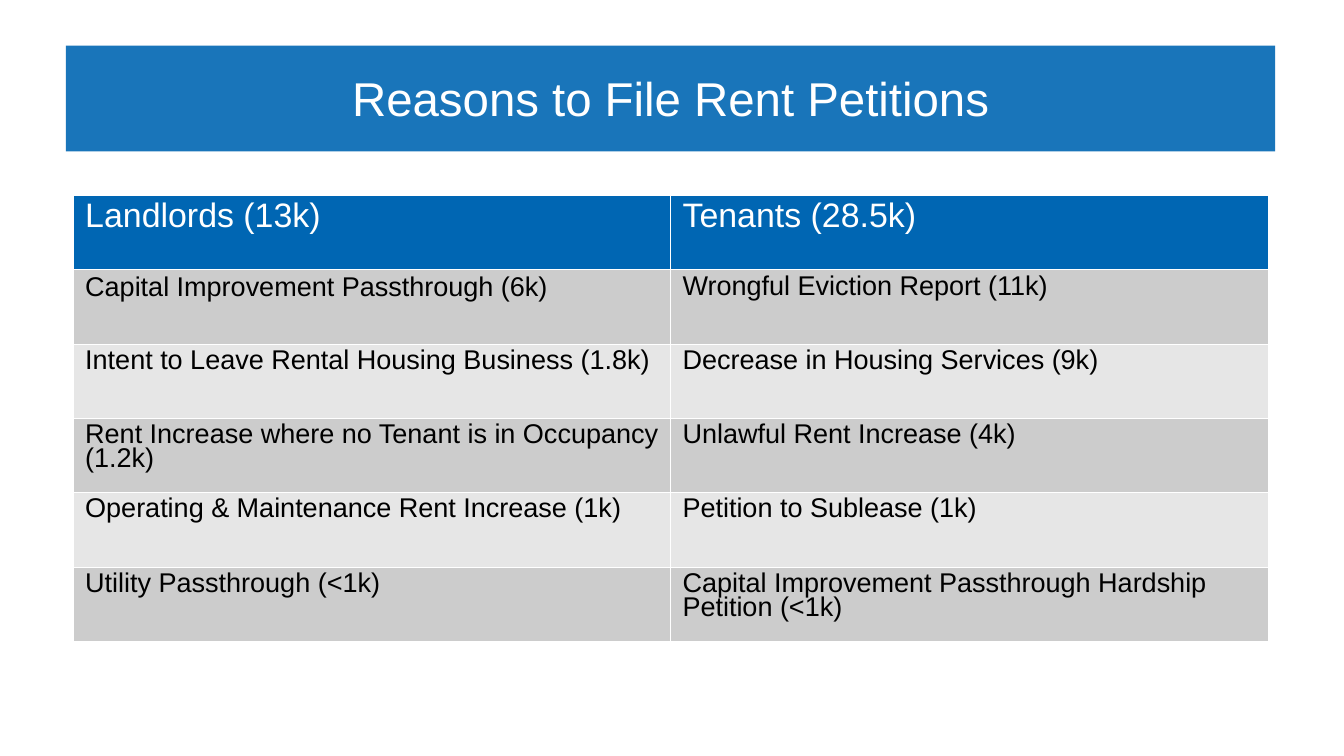
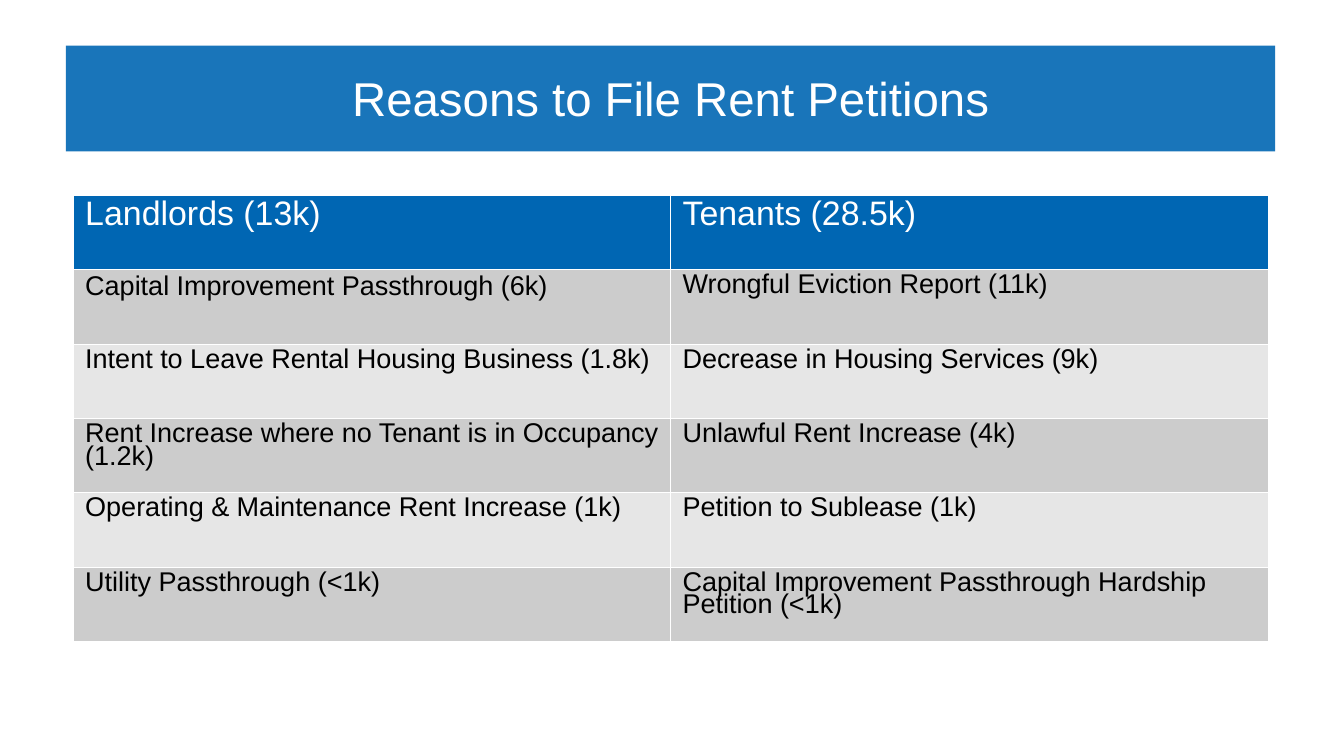
Before and after one commit to harrisonized/Predicting_Rent_Petitions_in_SF, a slide deck: slide 4 of predicting-petitions-in-sf-presentation.ppt. Drawn at 1344x756 pixels with LibreOffice and Linux fonts; fonts in the diff are those of the drawing. Boxes give left, top, right and bottom in pixels: in the first picture for what was removed or moved away, otherwise in the second. Text is boxed around its words. In the diff, an @@ line names an element or a change of style, - is before the commit and + after.

```diff
--- a/predicting-petitions-in-sf-presentation.ppt
+++ b/predicting-petitions-in-sf-presentation.ppt
@@ table at box(73, 195, 1268, 642) @@
@@ line spacing 0.87 to 0.81 @@
@@ line spacing 0.81 to 0.76 @@
```
Also in this commit, not shown: 4 other slides changed, 1 other file.
